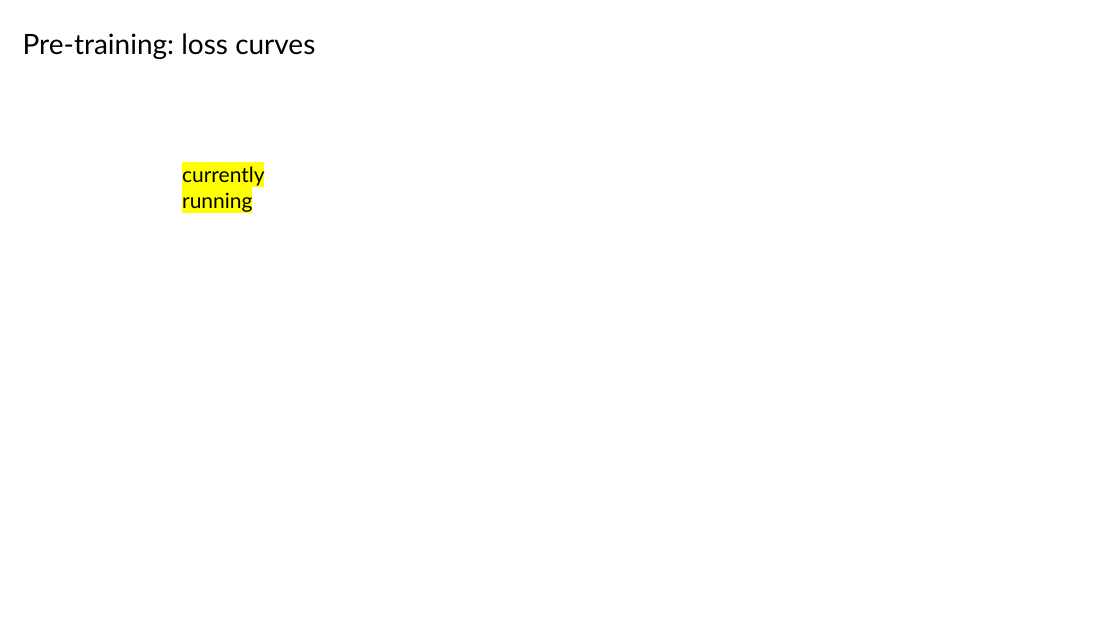
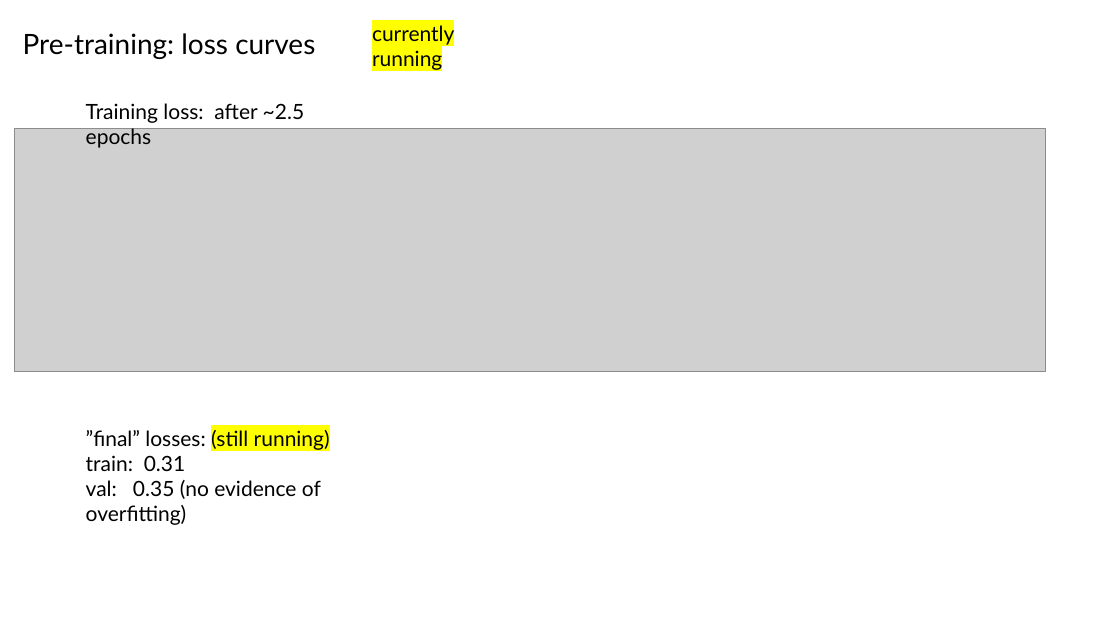
Before and after one commit to planaria158/BERT, a slide deck: slide 8 of Experiments.pptx. Drawn at 1120x630 pixels with LibreOffice and Linux fonts; fonts in the diff are those of the drawing; grey boxes stand for pictures. Boxes give left, top, right and bottom in pixels: in the first picture for what was removed or moved away, otherwise in the second. Text is boxed around its words. In the diff, an @@ line names an element or a change of style, - is before the commit and + after.

Commit message:
slide deck

```diff
--- a/Experiments.pptx
+++ b/Experiments.pptx
@@ text "currently running": place and size @@
-text "currently running" at [182,164,265,212]
+text "currently running" at [372,22,455,70]
@@ text added at [86,103,304,148], 18 pt, text #000000 @@
+Training loss: after ~2.5 epochs
@@ picture added at [14,129,1046,372] @@
@@ text added at [86,430,330,499], 18 pt, text #000000 @@
+”final” losses: (still running)
+train: 0.31
+val: 0.35 (no evidence of overfitting)
```
